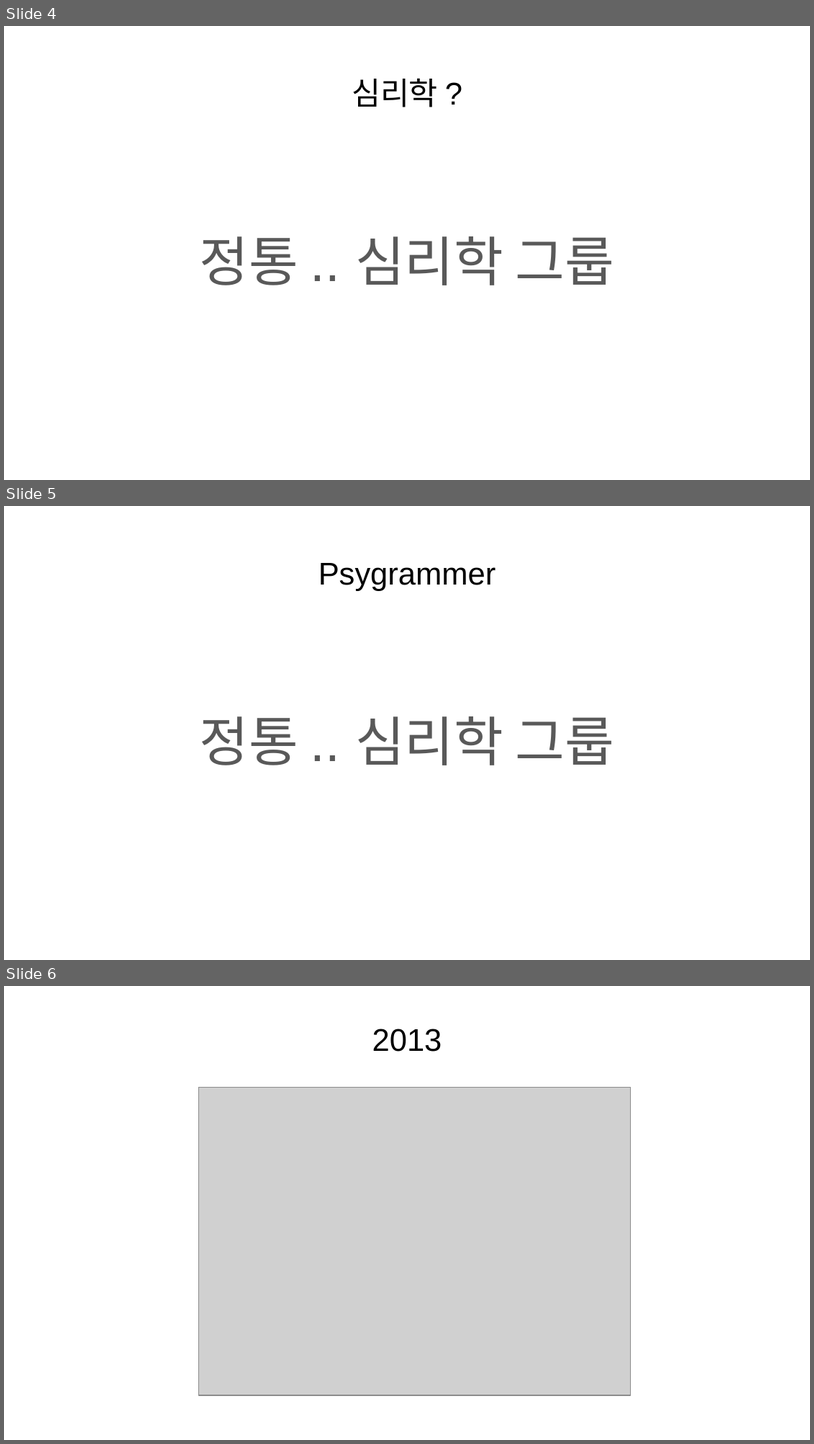
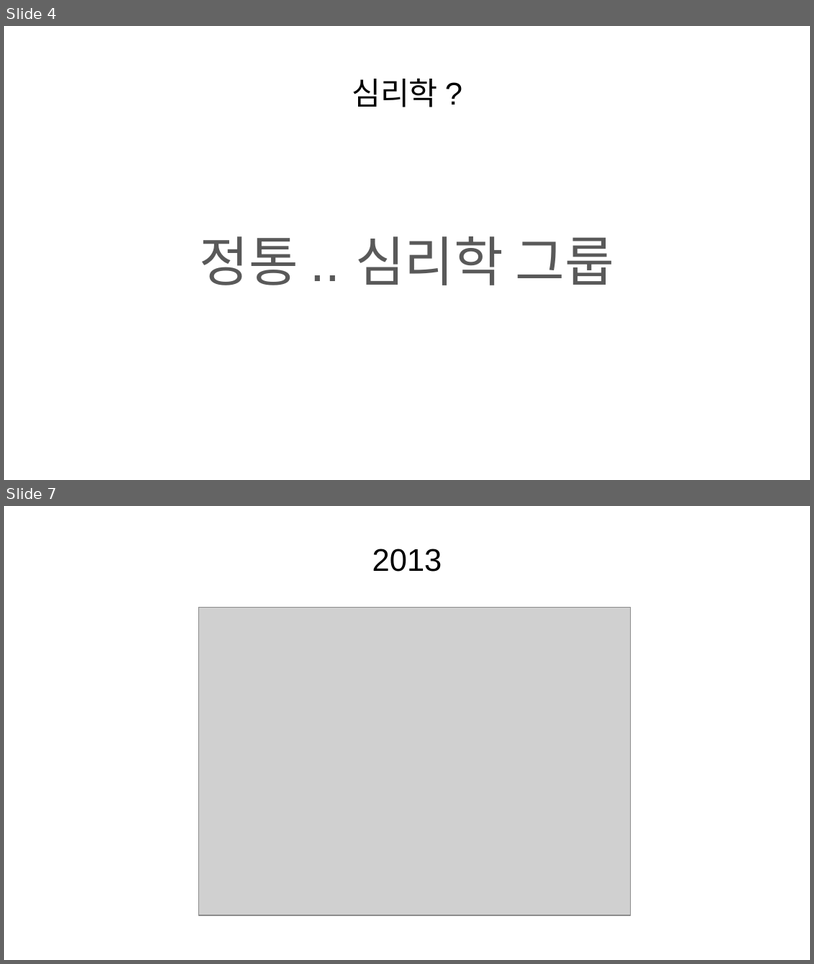
Before and after one commit to KaggleBreak/studybreak, a slide deck: 2017/presentation/study/싸이그래머_소개_스터디뽀개기2017.pptx. Shown one above the other, each under a label of ours: slides 4, 5 and 6 before the commit, slides 4 and 7 after it; the slides between them are not shown. The pictures are 814x1444 and 814x964 pixels, drawn with LibreOffice and Linux fonts; fonts in the diff are those of the drawing; grey boxes stand for pictures. Boxes give left, top, right and bottom in pixels: in the first picture for what was removed or moved away, otherwise in the second. Text is boxed around its words. In the diff, an @@ line names an element or a change of style, - is before the commit and + after.

```diff
--- a/2017/presentation/study/싸이그래머_소개_스터디뽀개기2017.pptx
+++ b/2017/presentation/study/싸이그래머_소개_스터디뽀개기2017.pptx
@@ slide 5 removed at (4,506,810,960), background #FFFFFF @@
@@ title removed at (319,563,496,591) @@
-Psygrammer
@@ text removed at (200,716,615,765) @@
-정통 .. 심리학 그룹
@@ what was slide 6 is now slide 7 @@
```
Also in this commit, not shown: 5 slides added.
